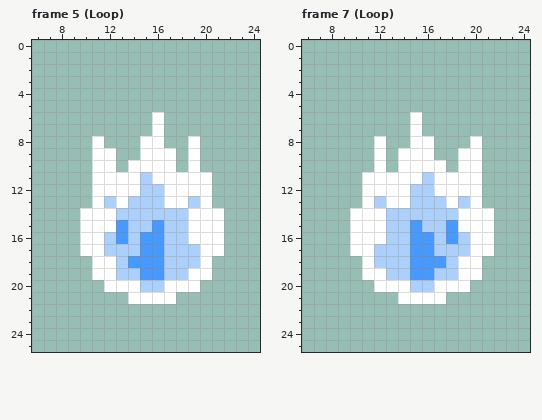
Pixel-art file: _Data/FX/FirePillar/FirePillarWhite.aseprite. Above is the file before it was changed.
32x32 pixels, 12 frames. Shown: frame 5 (Loop): x 6..24, y 0..25; frame 7 (Loop): x 6..24, y 0..25. The commit also changed other frames, which this record leaves out.
New version:
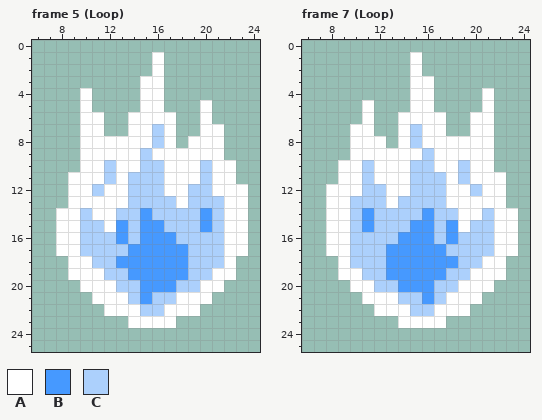
Palette (. is transparent): A #ffffff  B #4699ff  C #acd0fc
The edit:
Frame 5 (Loop):
y 1..2: x 16 . -> A
y 3: x 15..16 .. -> AA
y 4: x 10 . -> A; x 15..16 .. -> AA
y 5: x 10 . -> A; x 15..16 .. -> AA; x 20 . -> A
y 6: x 10..11 .. -> AA; x 14..15 .. -> AA; x 17 . -> A; x 20 . -> A
y 7: x 10..11 .. -> AA; x 14..17 ..A. -> AACA; x 20..21 .. -> AA
y 8: x 10 . -> A; x 12..14 ... -> AAA; x 16..17 A. -> CA; x 20..21 .. -> AA
y 9: x 10 . -> A; x 13..15 ..A -> AAC; x 18 . -> A; x 20..21 .. -> AA
y 10: x 10 . -> A; x 12..13 A. -> CA; x 15..16 AA -> CC; x 18 . -> A; x 20..22 ... -> CAA
y 11: x 9..10 .. -> AA; x 12 A -> C; x 14 A -> C; x 16 A -> C; x 20..22 A.. -> CAA
y 12: x 9..11 ..A -> AAC; x 14 A -> C; x 19..23 AA... -> CCAAA
y 13: x 9..10 .. -> AA; x 12 C -> A; x 17 A -> C; x 20..23 A... -> CCAA
y 14: x 8..10 ..A -> AAC; x 15 C -> B; x 19..23 AAA.. -> CBCAA
y 15: x 8..11 ..AA -> AACC; x 15 C -> B; x 19..23 AAA.. -> CBCAA
y 16: x 8..11 ..AA -> AACC; x 17 C -> B; x 19..23 AAA.. -> CCCAA
y 17: x 8..11 ..AA -> AACC; x 14 C -> B; x 17..18 CC -> BB; x 20..23 AA.. -> CCAA
y 18: x 9..13 ..AAC -> AACCB; x 17..18 CC -> BB; x 20..22 A.. -> CCA
y 19: x 9..10 .. -> AA; x 12 A -> C; x 14 C -> B; x 17..22 CCAA.. -> BBCCAA
y 20: x 10..11 .. -> AA; x 13..21 AACCAAA.. -> CCBBBCCAA
y 21: x 11..20 ...AAAA... -> AAACBCCAAA
y 22: x 12..19 ........ -> AAACCAAA
y 23: x 14..17 .... -> AAAA
Frame 7 (Loop):
y 1..2: x 15 . -> A
y 3: x 15..16 .. -> AA
y 4: x 15..16 .. -> AA; x 21 . -> A
y 5: x 11 . -> A; x 15..16 .. -> AA; x 21 . -> A
y 6: x 11 . -> A; x 14 . -> A; x 16..17 .. -> AA; x 20..21 .. -> AA
y 7: x 10..11 .. -> AA; x 14..17 .A.. -> ACAA; x 20..21 .. -> AA
y 8: x 10..11 .. -> AA; x 14..15 .A -> AC; x 17..19 ... -> AAA; x 21 . -> A
y 9: x 10..11 .. -> AA; x 13 . -> A; x 16..18 A.. -> CAA; x 21 . -> A
y 10: x 9..11 ... -> AAC; x 13 . -> A; x 15..16 AA -> CC; x 18..19 .A -> AC; x 21 . -> A
y 11: x 9..11 ..A -> AAC; x 15 A -> C; x 17 A -> C; x 19 A -> C; x 21..22 .. -> AA
y 12: x 8..12 ...AA -> AAACC; x 17 A -> C; x 20..22 A.. -> CAA
y 13: x 8..11 ...A -> AACC; x 14 A -> C; x 19 C -> A; x 21..22 .. -> AA
y 14: x 8..12 ..AAA -> AACBC; x 16 C -> B; x 21..23 A.. -> CAA
y 15: x 8..12 ..AAA -> AACBC; x 16 C -> B; x 20..23 AA.. -> CCAA
y 16: x 8..12 ..AAA -> AACCC; x 14 C -> B; x 20..23 AA.. -> CCAA
y 17: x 8..11 ..AA -> AACC; x 13..14 CC -> BB; x 17 C -> B; x 20..23 AA.. -> CCAA
y 18: x 9..11 ..A -> ACC; x 13..14 CC -> BB; x 18..22 CAA.. -> BCCAA
y 19: x 9..14 ..AACC -> AACCBB; x 17 C -> B; x 19 A -> C; x 21..22 .. -> AA
y 20: x 10..18 ..AAACCAA -> AACCBBBCC; x 20..21 .. -> AA
y 21: x 11..20 ...AAAA... -> AAACCBCAAA
y 22: x 12..19 ........ -> AAACCAAA
y 23: x 14..17 .... -> AAAA
Pixel boxes of the changes (left, top, right, bottom) in both pictures:
changed: (56, 52, 248, 328)
changed: (326, 52, 518, 328)
